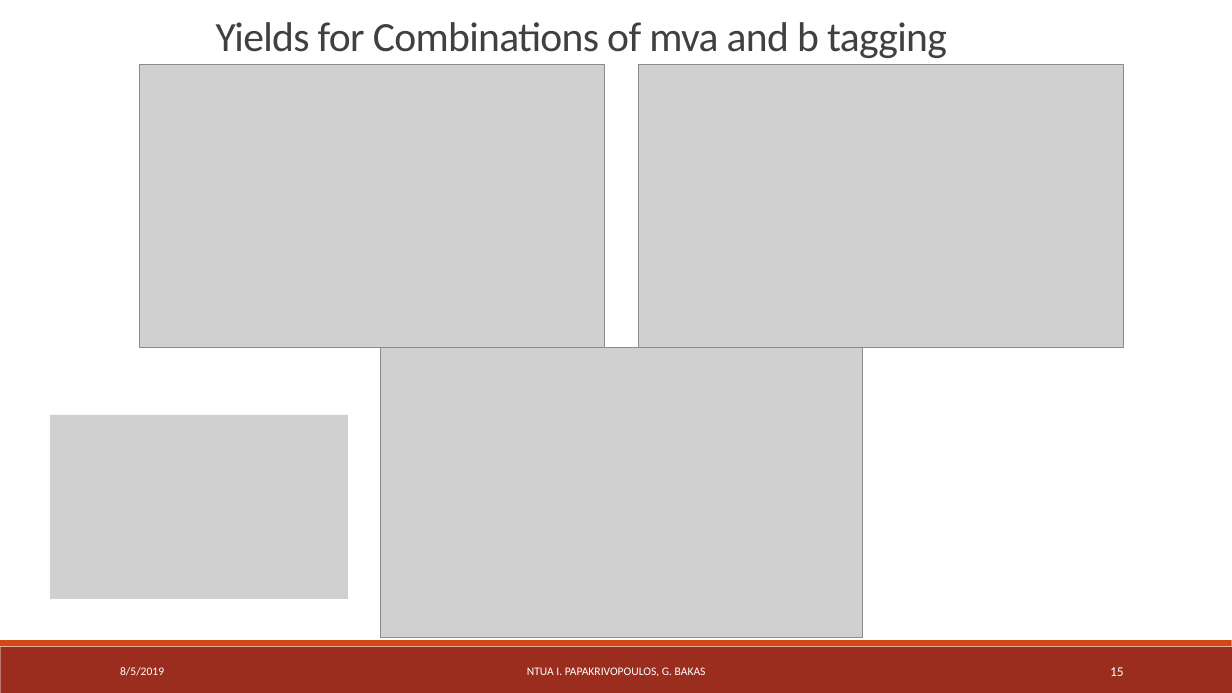
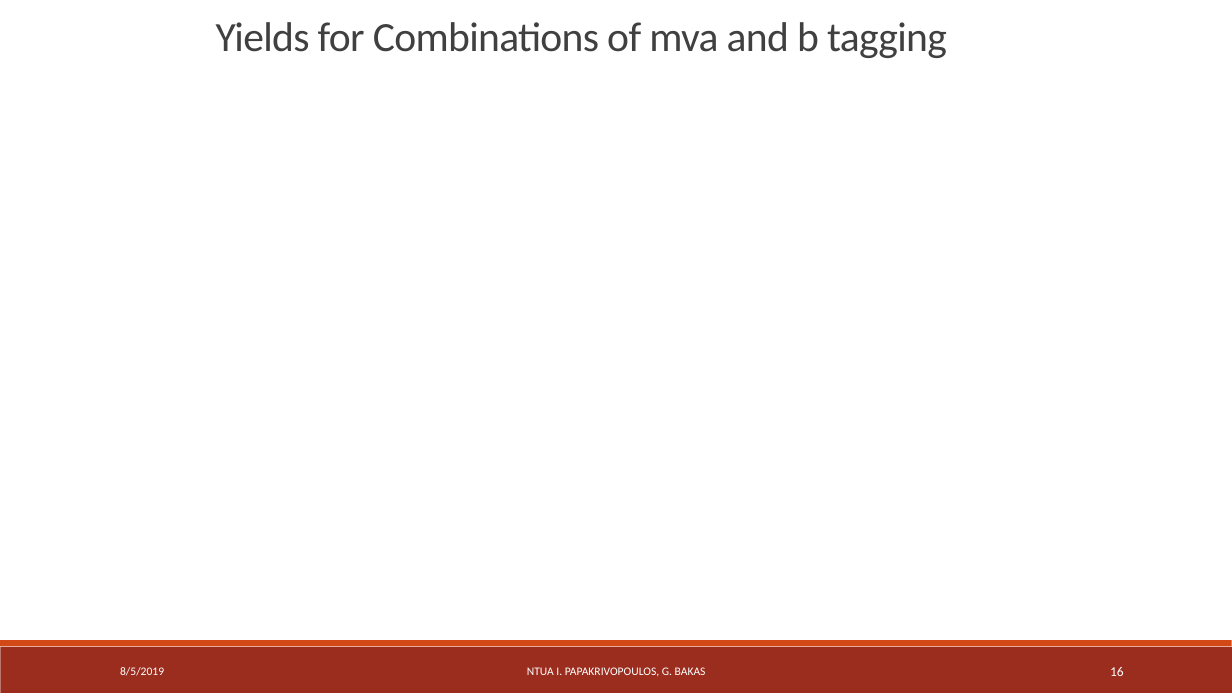
Before and after one commit to georgebakas/HEP-NTUA, a slide deck: slide 16 of Documents for Progress/StatusReport_Eff_SignalOverBkg_AllMVA_allbtag_07_05_19.pptx (slide 15 before the commit). Drawn at 1232x693 pixels with LibreOffice and Linux fonts; fonts in the diff are those of the drawing; grey boxes stand for pictures. Boxes give left, top, right and bottom in pixels: in the first picture for what was removed or moved away, otherwise in the second. Text is boxed around its words. In the diff, an @@ line names an element or a change of style, - is before the commit and + after.

```diff
--- a/Documents for Progress/StatusReport_Eff_SignalOverBkg_AllMVA_allbtag_07_05_19.pptx
+++ b/Documents for Progress/StatusReport_Eff_SignalOverBkg_AllMVA_allbtag_07_05_19.pptx
@@ picture removed at (140, 65, 605, 348) @@
@@ picture removed at (639, 65, 1125, 348) @@
@@ picture removed at (380, 348, 862, 638) @@
@@ picture removed at (50, 415, 348, 599) @@
@@ page number at (1110, 667, 1124, 676): text changed @@
-15
+16
```
Also in this commit, not shown: 13 other slides changed, 1 slide added, 5 other files.
